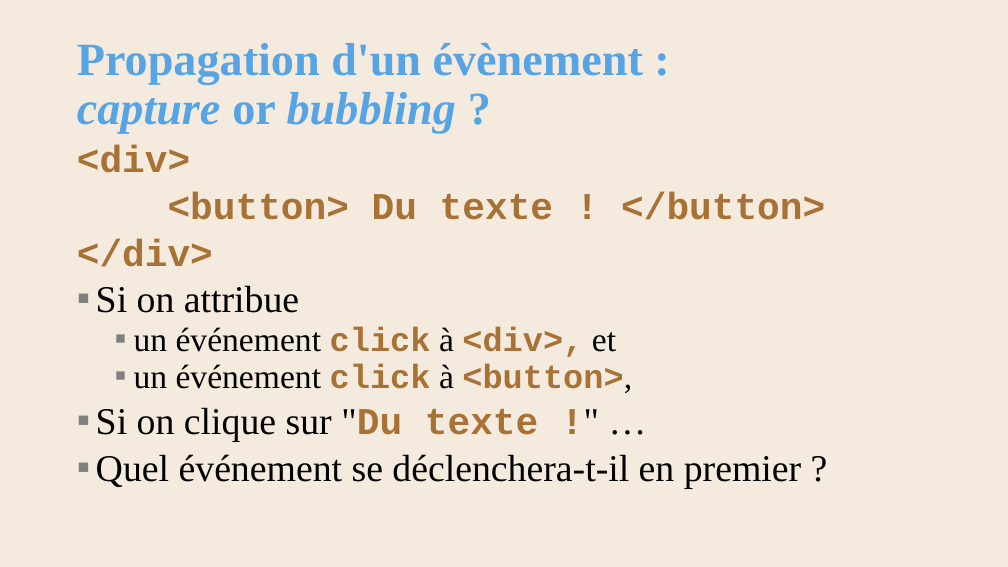
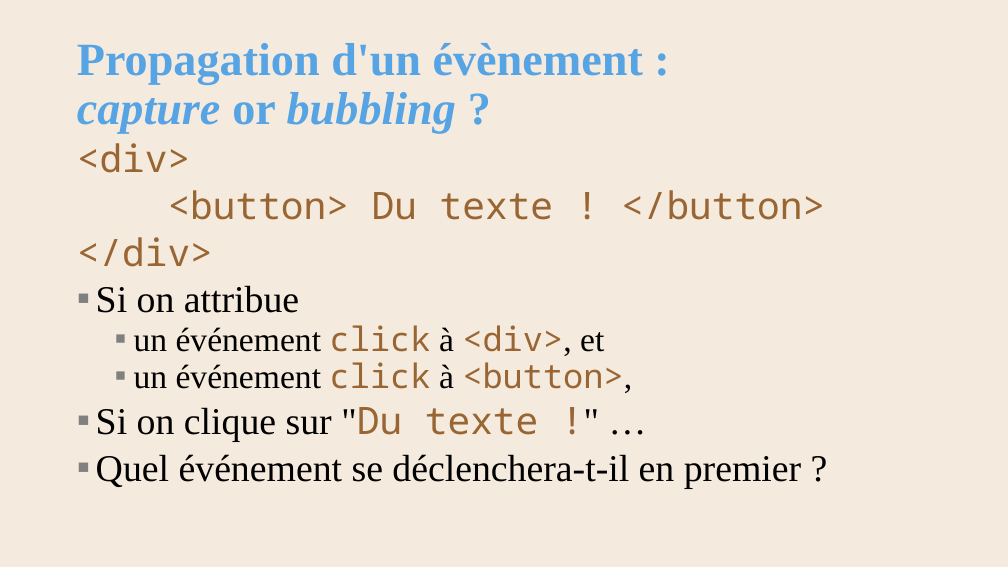
Before and after one commit to AlainWafflard/4IPW3, a slide deck: slide 68 of syllabus/17_javascript/syllabus_17_js.pptx. Drawn at 1008x567 pixels with LibreOffice and Linux fonts; fonts in the diff are those of the drawing; background and template pictures are left out. Boxes give left, top, right and bottom in pixels: in the first picture for what was removed or moved away, otherwise in the second. Text is boxed around its words. In the diff, an @@ line names an element or a change of style, - is before the commit and + after.

```diff
--- a/syllabus/17_javascript/syllabus_17_js.pptx
+++ b/syllabus/17_javascript/syllabus_17_js.pptx
@@ text at <box>77,143,825,442</box>: font Courier New to Noto Sans Mono, text colour #A87236 to #996633, bold off in "<div>", "<button> Du texte ! </button>", "</div>", "click <div>," and 2 more places; font Courier New to Times New Roman, text colour #A87236 to #000000 in "<div>," @@
```
Also in this commit, not shown: 40 other slides changed, 6 other files.
